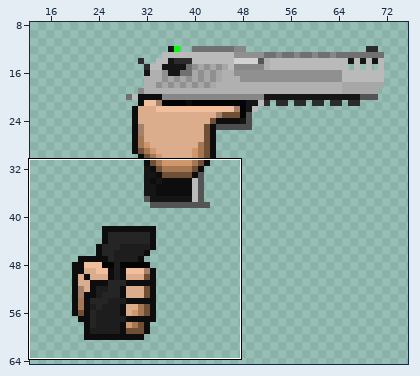
File history of a sprite sheet, src/domain/resources/images/weapons/pistols/deagle/reload/10.png. The first picture is a wide view before the edit; the outline marks the close-up.
Close-up. Before the commit:
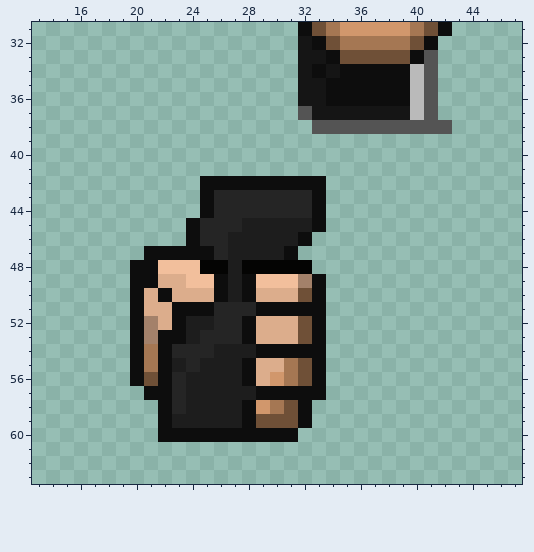
The file is 100x76 pixels. Colours within 5 levels of each other are drawn and written as one. Shown: x 13..47, y 31..63. The old version is drawn lined up with the new one. The wide view leaves out empty margins.
The result:
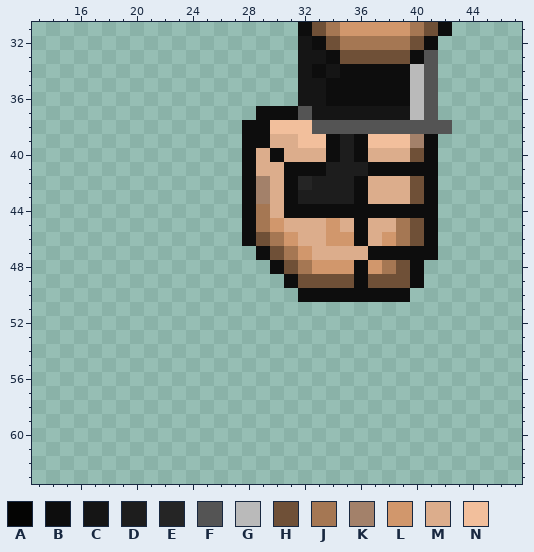
Palette (. is transparent): A #040403  B #0d0d0d  C #151515  D #1d1d1d  E #252525  F #545454  G #bababa  H #6f5037  J #a57753  K #a3816a  L #d1976c  M #dcad8c  N #f2bf9c
Diff:
whole drawing moved by +0,-1 (the old picture is shown already moved)
y 37: x 29..31 ... -> BBB
y 38: x 28..32 ..... -> BBNNN
y 39: x 28..41 .............. -> BBMMNNBDBNNNKB
y 40: x 28..41 .............. -> BMBMMMBDBMMMHB
y 41: x 28..41 .............. -> BMMBBBDDDBBBBB
y 42: x 25..27 BBB -> ...; x 29..30 BB -> KM; x 32..41 BB........ -> EDDDBMMMHB
y 43: x 25..41 BEEEEEEEB........ -> ...BKMBDDDDBMMMHB
y 44: x 25..32 BEEEEEEE -> ...BJMBB; x 34..41 ........ -> BBBBBBBB
y 45: x 24..41 BEEEDDDDDB........ -> ....BJLMMMLMBMMJHB
y 46: x 24..41 BEEDDDDDB......... -> ....BHJLMMLLBMLJHB
y 47: x 21..41 BBBBBEDDDDB.......... -> ........BHJLMMMMBBBBB
y 48: x 20..40 BBNNNAADAAAAA........ -> ..........BHJLLLBLJHB
y 49: x 20..40 BBMMNNBDBNNNKB....... -> ...........BHHHHBHHHB
y 50: x 20..32 BMBMMMBDBMMMH -> ............B; x 34..39 ...... -> BBBBBB
y 51: x 20..33 BMMBBBEEEBBBBB -> ..............
y 52: x 20..33 BKMBDDEEBMMMHB -> ..............
y 53: x 20..33 BKBBDEEEBMMMHB -> ..............
y 54: x 20..33 BJBEEEDDDBBBBB -> ..............
y 55: x 20..33 BJBDEDDDBMMJHB -> ..............
y 56: x 20..33 BHBEDDDDBMLJHB -> ..............
y 57: x 21..33 BBEDDDDDBBBBB -> .............
y 58: x 22..32 BEDDDDBLJHB -> ...........
y 59: x 22..32 BDDDDDBHHHB -> ...........
y 60: x 22..31 BBBBBBBBBB -> ..........
